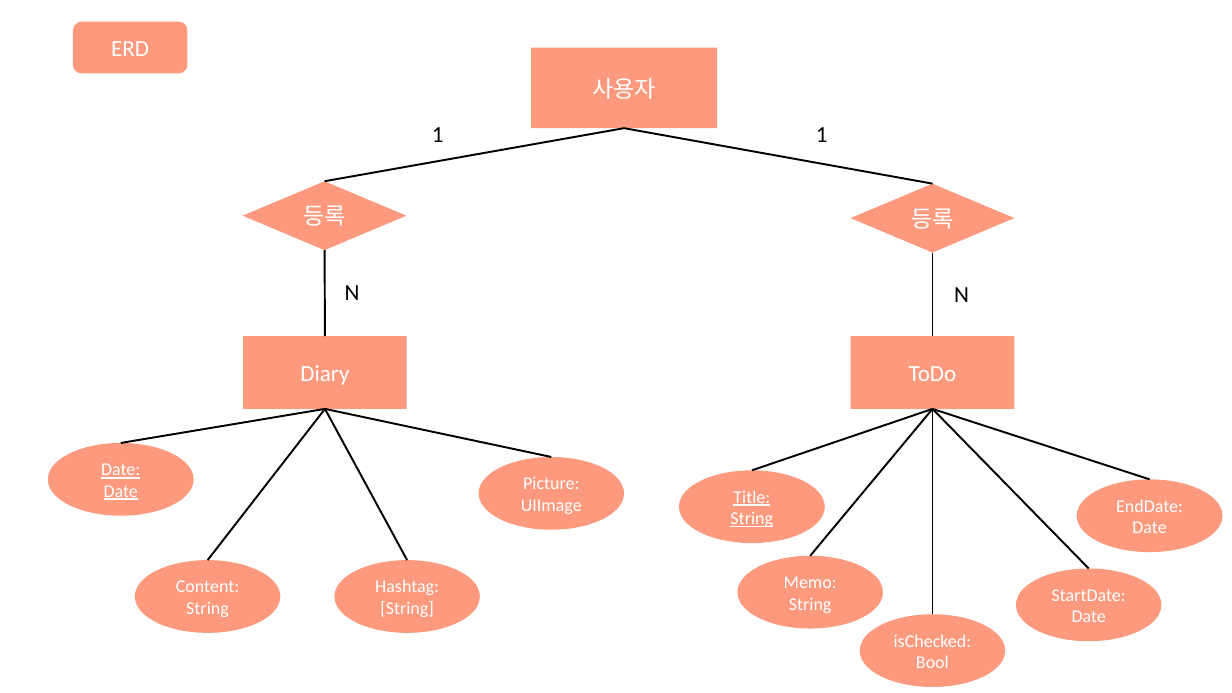
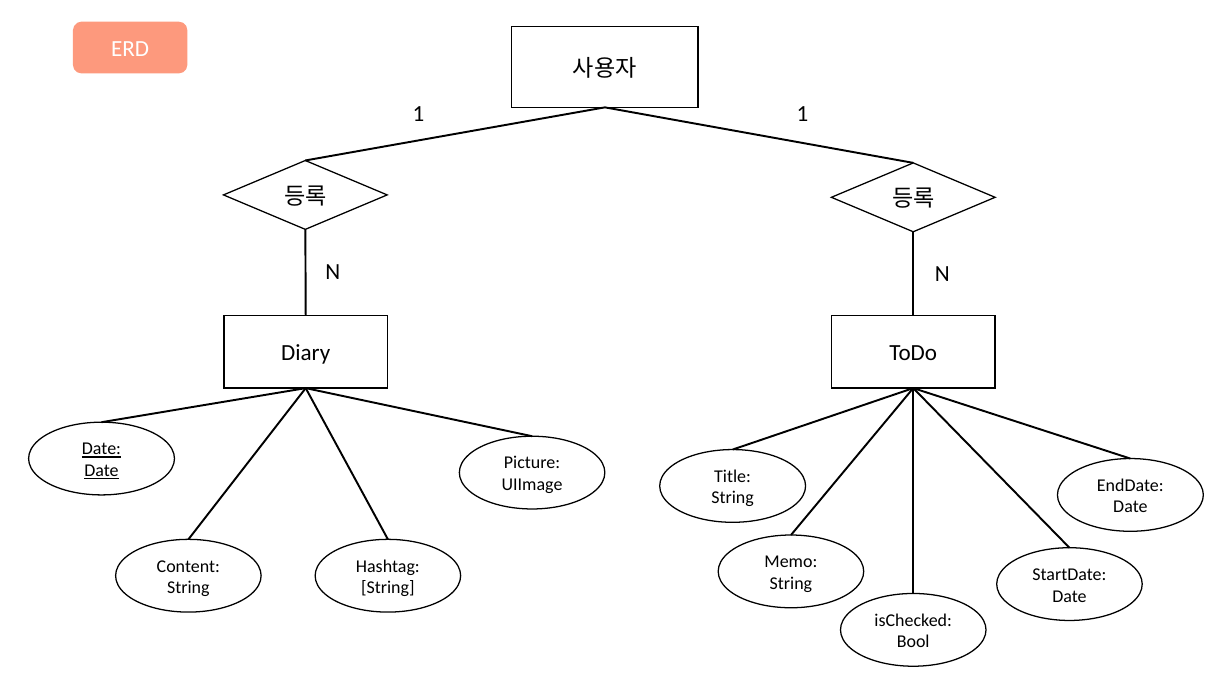
Before and after one commit to chaeHaram/University, a slide deck: slide 3 of 4-1/소프트웨어 종합설계/10주차/졸업작품 DFD : ERD.pptx (slide 4 before the commit). Drawn at 1232x693 pixels with LibreOffice and Linux fonts; fonts in the diff are those of the drawing. Boxes give left, top, right and bottom in pixels: in the first picture for what was removed or moved away, otherwise in the second. Text is boxed around its words. In the diff, an @@ line names an element or a change of style, - is before the commit and + after.

```diff
--- a/4-1/소프트웨어 종합설계/10주차/졸업작품 DFD : ERD.pptx
+++ b/4-1/소프트웨어 종합설계/10주차/졸업작품 DFD : ERD.pptx
@@ text colour #FFFFFF to #000000; fill #FD997D to none; outline none to #000000 1 pt in 13 elements at bbox=[512, 27, 698, 107], bbox=[29, 422, 175, 495], bbox=[116, 540, 261, 613], bbox=[315, 540, 460, 613], bbox=[997, 548, 1142, 621], bbox=[224, 161, 387, 230], bbox=[841, 593, 986, 666], bbox=[718, 535, 863, 608], bbox=[224, 315, 387, 388], bbox=[832, 315, 995, 388], bbox=[459, 436, 604, 509], bbox=[1057, 458, 1203, 531], bbox=[832, 163, 995, 232] @@
@@ 13 lines, 9 ellipses, 4 texts, 3 rectangles, 2 diamonds: place and size @@
-13 lines, 9 ellipses, 4 texts, 3 rectangles, 2 diamonds at bbox=[48, 47, 1223, 688]
+13 lines, 9 ellipses, 4 texts, 3 rectangles, 2 diamonds at bbox=[29, 27, 1203, 666]
@@ ellipse "Title:" at bbox=[660, 450, 806, 523]: text colour #FFFFFF to #000000, underline off; fill #FD997D to none; outline none to #000000 1 pt @@
```
Also in this commit, not shown: 1 slide added, 2 slides removed, 4 other files.
